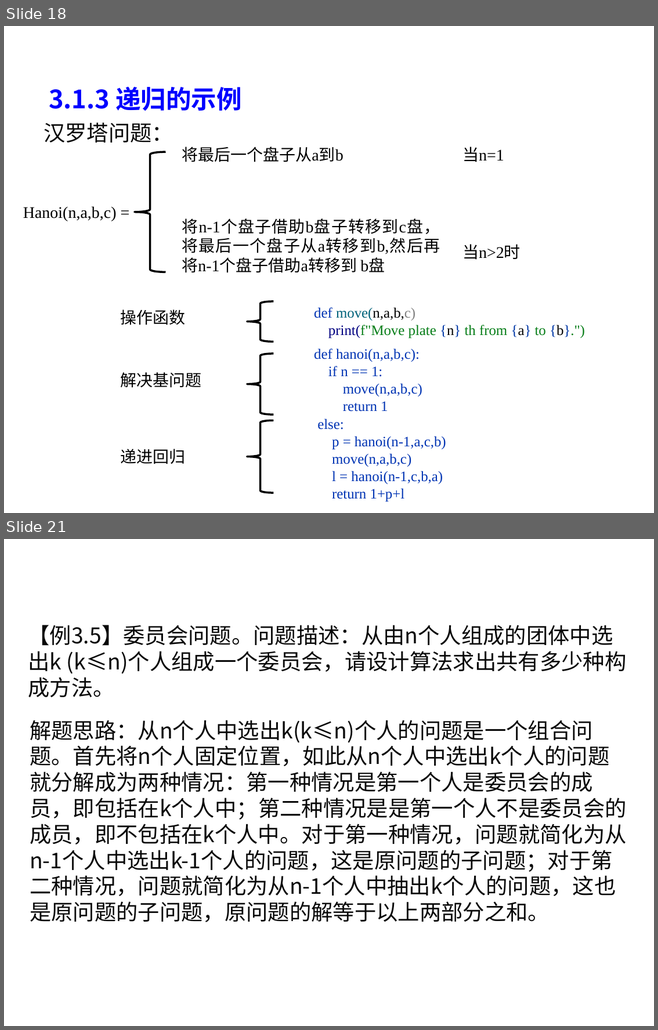
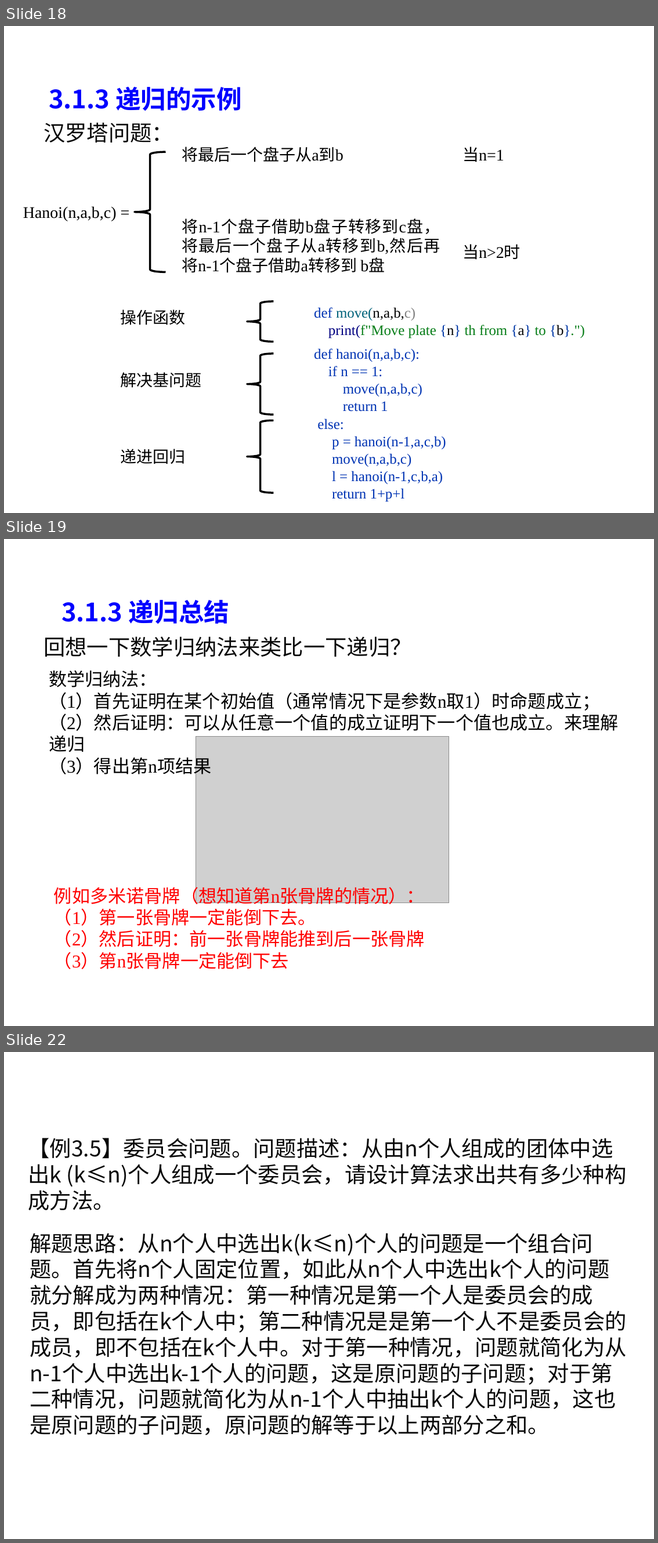
Before and after one commit to liutongling/DP, a slide deck: file/第3章 分治法计.pptx. Shown one above the other, each under a label of ours: slides 18 and 21 before the commit, slides 18, 19 and 22 after it; the slides between them are not shown. The pictures are 658x1030 and 658x1543 pixels, drawn with LibreOffice and Linux fonts; fonts in the diff are those of the drawing; grey boxes stand for pictures; background and template pictures are left out. Boxes give left, top, right and bottom in pixels: in the first picture for what was removed or moved away, otherwise in the second. Text is boxed around its words. In the diff, an @@ line names an element or a change of style, - is before the commit and + after.

```diff
--- a/file/第3章 分治法计.pptx
+++ b/file/第3章 分治法计.pptx
@@ slide 19 added at (x1=4, y1=539, x2=654, y2=1026), background #FFFFFF @@
@@ text added at (x1=61, y1=600, x2=229, y2=624), 28 pt, text #0000FF, bold @@
+3.1.3 递归总结
@@ text added at (x1=43, y1=636, x2=412, y2=657), 24 pt, text #080808 @@
+回想一下数学归纳法来类比一下递归？
@@ text added at (x1=49, y1=670, x2=618, y2=777), 20 pt, text #000000 @@
+数学归纳法：
+（1）首先证明在某个初始值（通常情况下是参数n取1）时命题成立；
+（2）然后证明：可以从任意一个值的成立证明下一个值也成立。来理解递归
+（3）得出第n项结果
@@ picture added at (x1=195, y1=736, x2=448, y2=903) @@
@@ text added at (x1=54, y1=884, x2=424, y2=969), 20 pt, text #FF0000 @@
+例如多米诺骨牌（想知道第n张骨牌的情况）：
+（1）第一张骨牌一定能倒下去。
+（2）然后证明：前一张骨牌能推到后一张骨牌
+（3）第n张骨牌一定能倒下去
@@ what was slide 21 is now slide 22 @@
```
Also in this commit, not shown: 4 slides changed, 3 other slides added, 2 slides removed.
